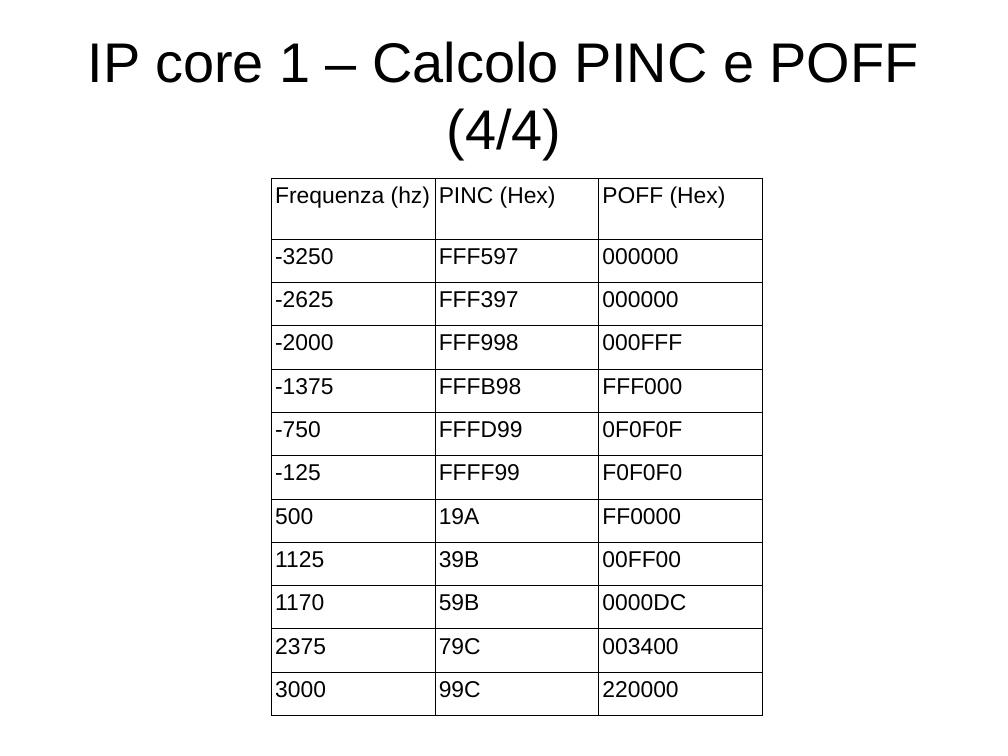
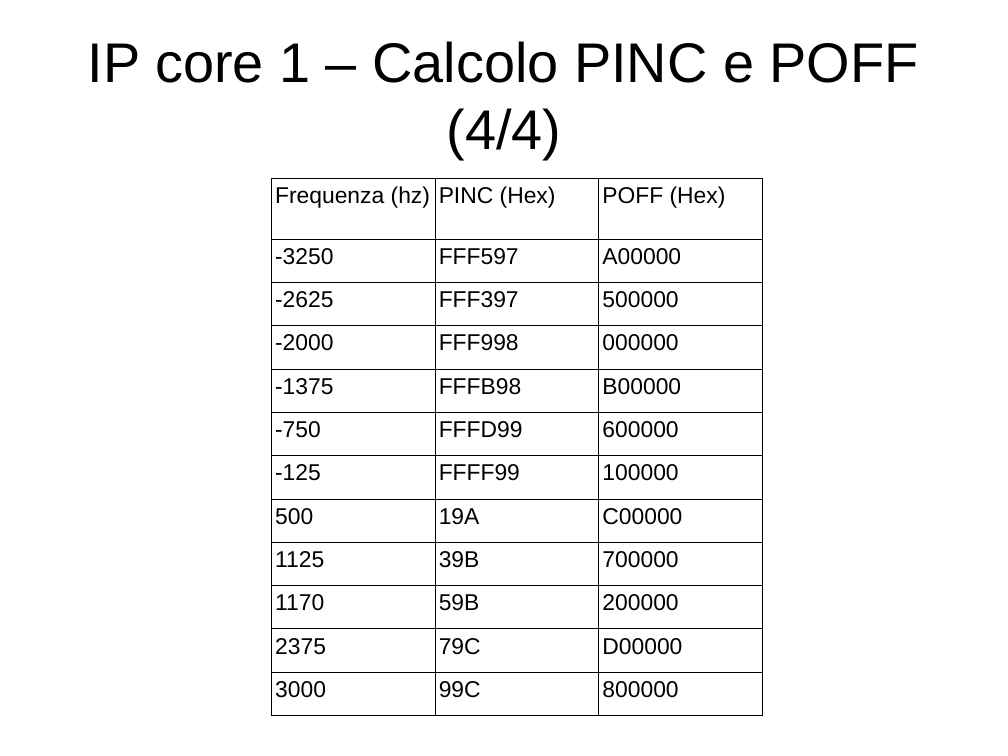
Before and after one commit to artic92/sistemi-embedded-task2, a slide deck: slide 11 of doc/presentazione.odp. Drawn at 1008x756 pixels with LibreOffice and Linux fonts; fonts in the diff are those of the drawing. Boxes give left, top, right and bottom in pixels: in the first picture for what was removed or moved away, otherwise in the second. Text is boxed around its words. In the diff, an @@ line names an element or a change of style, - is before the commit and + after.

Commit message:
Aggiornamento dei valori di POFF nelle slide

```diff
--- a/doc/presentazione.odp
+++ b/doc/presentazione.odp
@@ table at bbox=[272, 178, 763, 715] @@
-row 2, column 3: 000000
+row 2, column 3: A00000
-row 3, column 3: 000000
+row 3, column 3: 500000
-row 4, column 3: 000FFF
+row 4, column 3: 000000
-row 5, column 3: FFF000
+row 5, column 3: B00000
-row 6, column 3: 0F0F0F
+row 6, column 3: 600000
-row 7, column 3: F0F0F0
+row 7, column 3: 100000
-row 8, column 3: FF0000
+row 8, column 3: C00000
-row 9, column 3: 00FF00
+row 9, column 3: 700000
-row 10, column 3: 0000DC
+row 10, column 3: 200000
-row 11, column 3: 003400
+row 11, column 3: D00000
-row 12, column 3: 220000
+row 12, column 3: 800000
```
